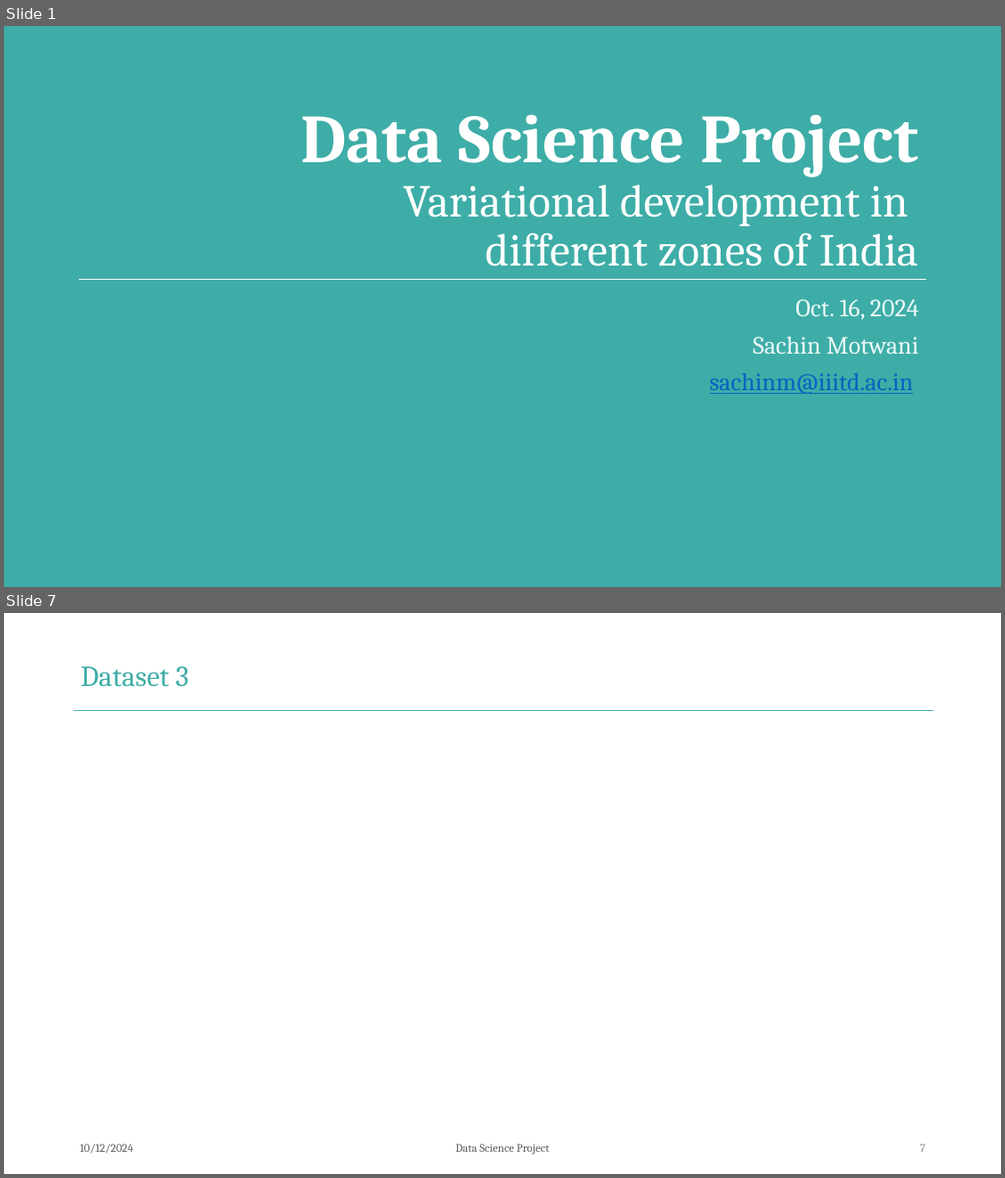
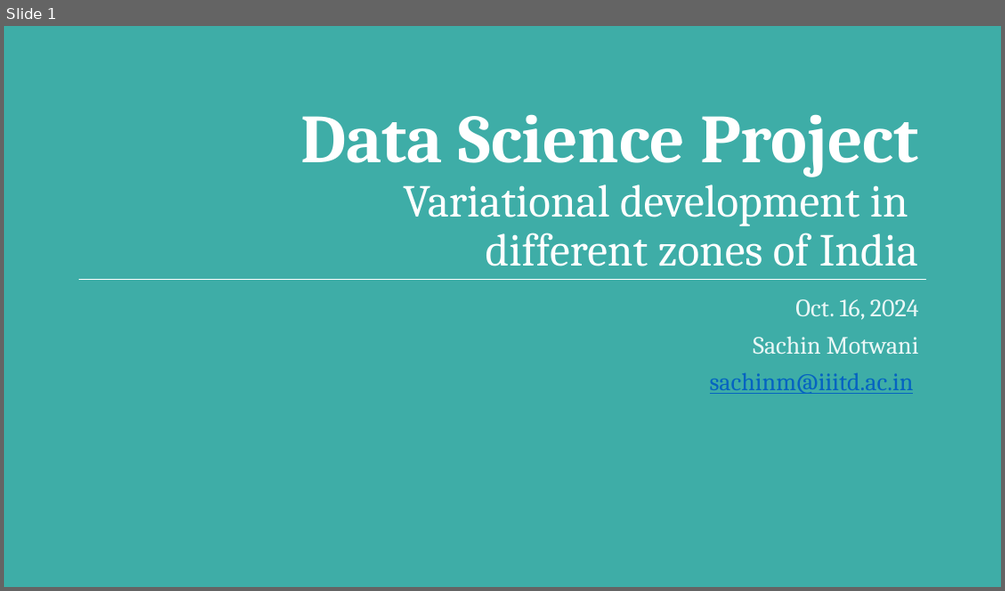
Before and after one commit to SachinLearns/Data_Science_Project, a slide deck: Data_Science_Project.pptx. Shown one above the other, each under a label of ours: slides 1 and 7 before the commit, slide 1 after it; the slides between them are not shown. The pictures are 1005x1178 and 1005x591 pixels, drawn with LibreOffice and Linux fonts; fonts in the diff are those of the drawing; grey boxes stand for pictures; background and template pictures are left out. Boxes give left, top, right and bottom in pixels: in the first picture for what was removed or moved away, otherwise in the second. Text is boxed around its words. In the diff, an @@ line names an element or a change of style, - is before the commit and + after.

```diff
--- a/Data_Science_Project.pptx
+++ b/Data_Science_Project.pptx
@@ slide 7 removed at (4,613,1001,1174), background #FFFFFF @@
@@ title removed at (81,666,189,687) @@
-Dataset 3
@@ line removed from (73, 710) to (933, 710) @@
@@ text removed at (80,1143,133,1152) @@
-10/12/2024
@@ text removed at (455,1143,549,1154) @@
-Data Science Project
@@ page number removed at (920,1143,925,1151) @@
-7
```
Also in this commit, not shown: 11 slides changed, 1 other slide removed, 41 other files.
